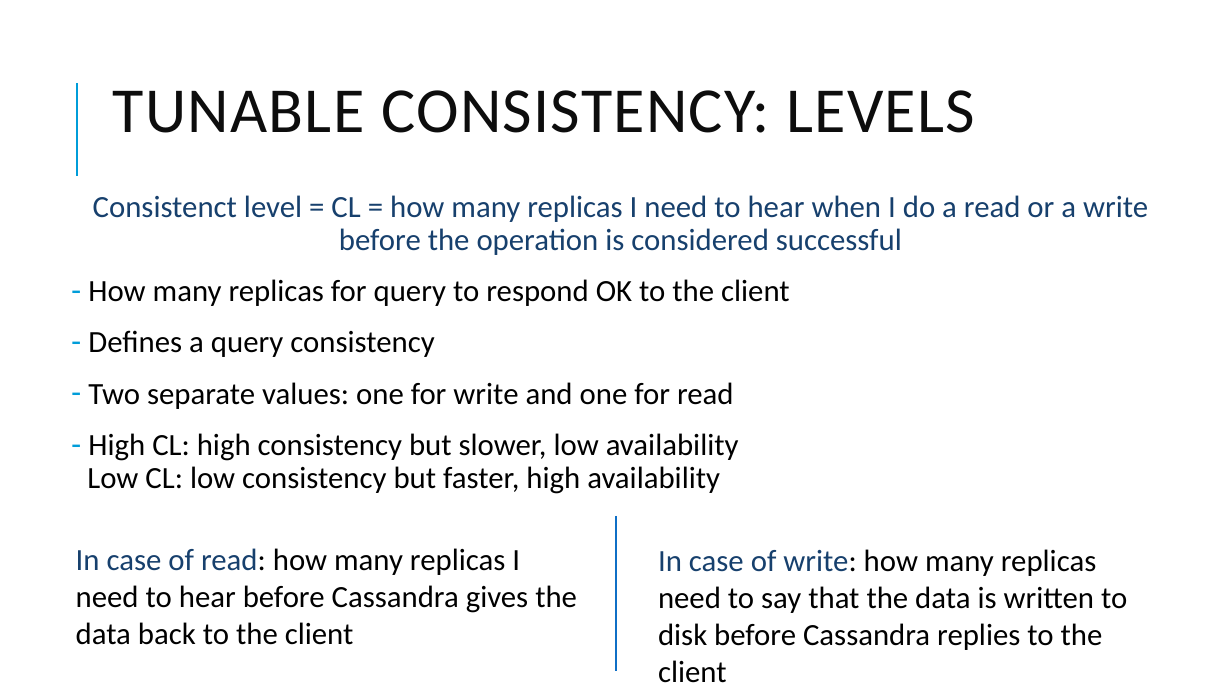
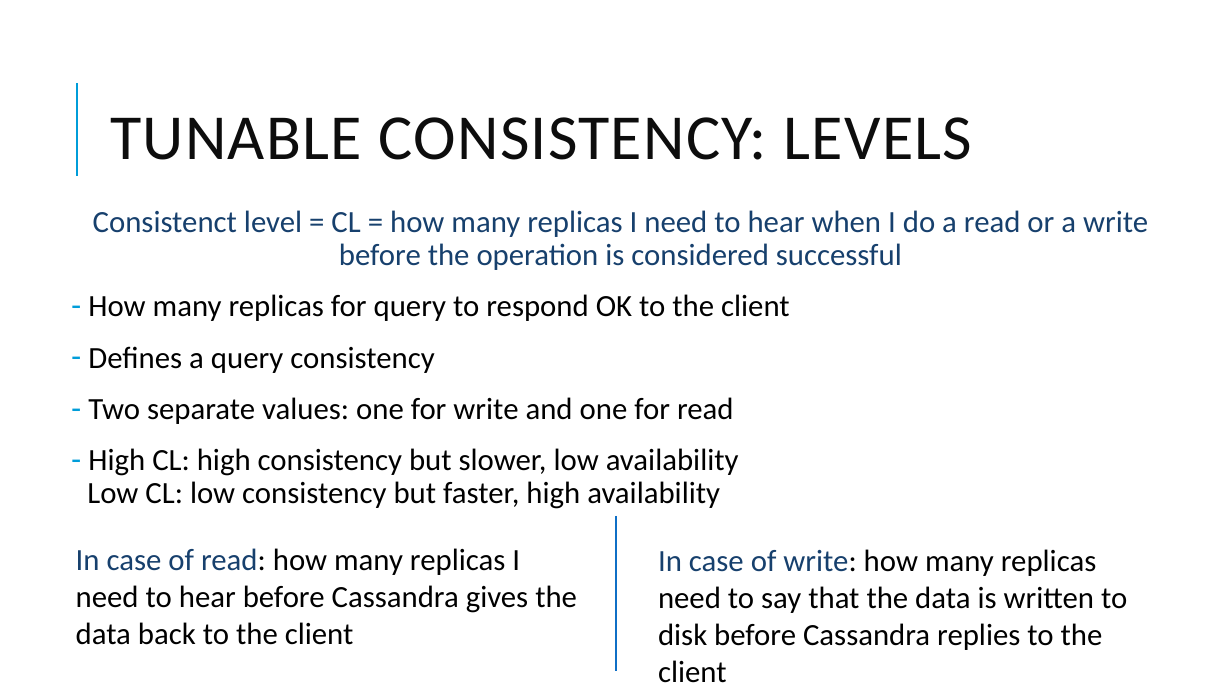
Before and after one commit to DebbyX3/cassandra-project, a slide deck: slide 8 of Cassandra project.pptx. Drawn at 1232x693 pixels with LibreOffice and Linux fonts; fonts in the diff are those of the drawing. Boxes give left, top, right and bottom in pixels: in the first picture for what was removed or moved away, otherwise in the second. Text is boxed around its words. In the diff, an @@ line names an element or a change of style, - is before the commit and + after.

```diff
--- a/Cassandra project.pptx
+++ b/Cassandra project.pptx
@@ title "TUNABLE CONSISTENCY: LEVELS": place and size @@
-title "TUNABLE CONSISTENCY: LEVELS" at [113,90,975,133]
+title "TUNABLE CONSISTENCY: LEVELS" at [110,117,973,160]
@@ text "Consistenct level = CL = ...": place and size @@
-text "Consistenct level = CL = ..." at [87,195,1148,494]
+text "Consistenct level = CL = ..." at [87,210,1148,509]
```
Also in this commit, not shown: 1 other slide changed, 3 slides added, 1 slide removed.
